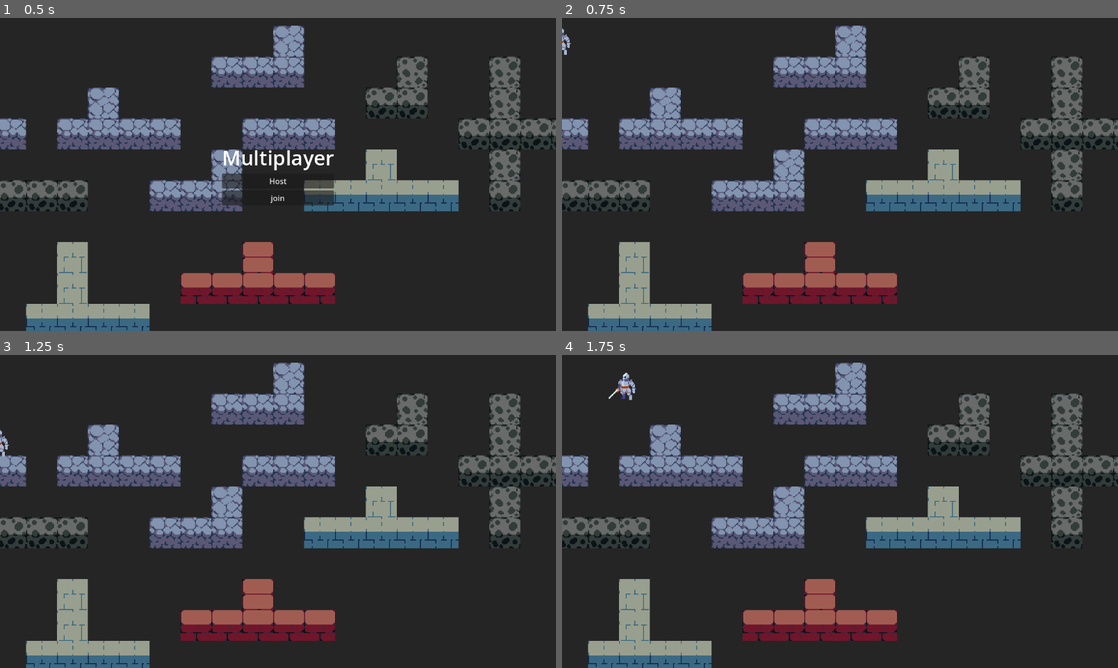
Above: before the commit, frames 1-4 (two rows, left to right).
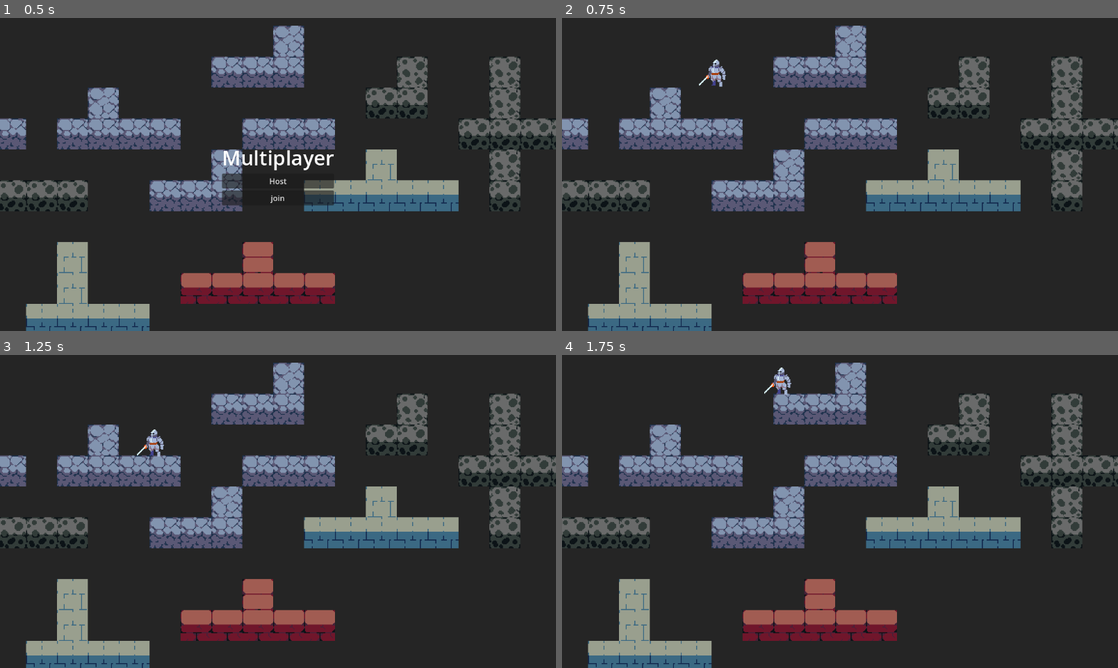
Above: after the commit, the same moments.

Repository: CosmoAdiX/Godot-Mulitplayer
Game: Godot game, scene res://scenes/world.tscn
The game is run twice, just before and just after one commit, with the same random seed, the same clock (stepped at 60 frames per second) and the same inputs.
Inputs:
- Up to frame 1 (0.5 s): no input
- Up to frame 2 (0.75 s): click "Host" at 0.5 s
- Up to frame 3 (1.25 s): no input
- Up to frame 4 (1.75 s): tap Enter (ui_accept) at 1.25, 1.52 s; hold Right (ui_right) from 1.28 s (still down)

Frame 1 is identical in both runs. In frame 2, 0.3% of the frame differs, in the area x 0-30%, y 3-22%; in frame 3, 0.3%; in frame 4, 0.4%, in the area x 8-42%, y 4-15%.

Commit message:
setting random respawn points

Diff:
--- a/scenes/player.gd
+++ b/scenes/player.gd
@@ -1,3 +1,4 @@
+class_name Player
 extends CharacterBody2D
 
 
--- a/scenes/world.gd
+++ b/scenes/world.gd
@@ -1,12 +1,16 @@
+class_name World
 extends Node2D
 
-
 var peer = ENetMultiplayerPeer.new()
-var port = 9992
+var port = 9999
 
 @onready var canvas1: CanvasLayer = $CanvasLayer
 
 var player = preload("res://scenes/player.tscn")
+
+@onready var spawner: Node2D = $Spawner
+
+var players: Array[Player] = []
 
 func _on_host_pressed() -> void:
 	peer.create_server(port)
@@ -16,7 +20,6 @@
 	print(multiplayer.get_unique_id())
 	canvas1.hide()
 
-
 func _on_join_pressed() -> void:
 	peer.create_client('localhost', port)
 	multiplayer.multiplayer_peer = peer
@@ -24,7 +27,9 @@
 
 func peer_added(pid) -> void:
 	print('player ' + str(pid) + ' has joined!.')
-	var p1 = player.instantiate()
+	var p1: CharacterBody2D = player.instantiate()
 	#p1.position = Vector2(20,-1)
+	p1.global_position = spawner.get_child(players.size()).global_position
+	players.append(p1)
 	p1.name = str(pid)
 	add_child(p1)
